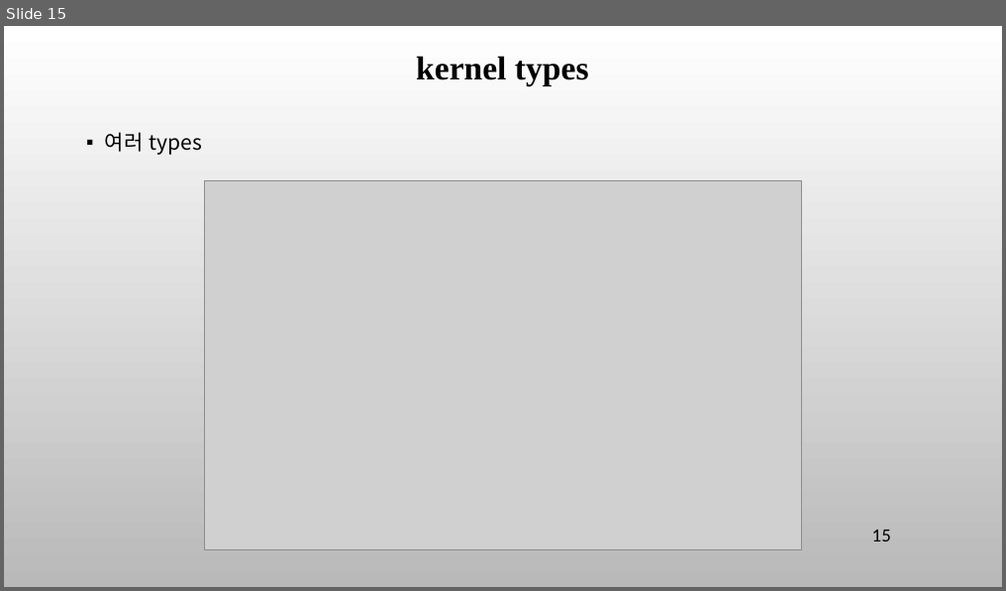
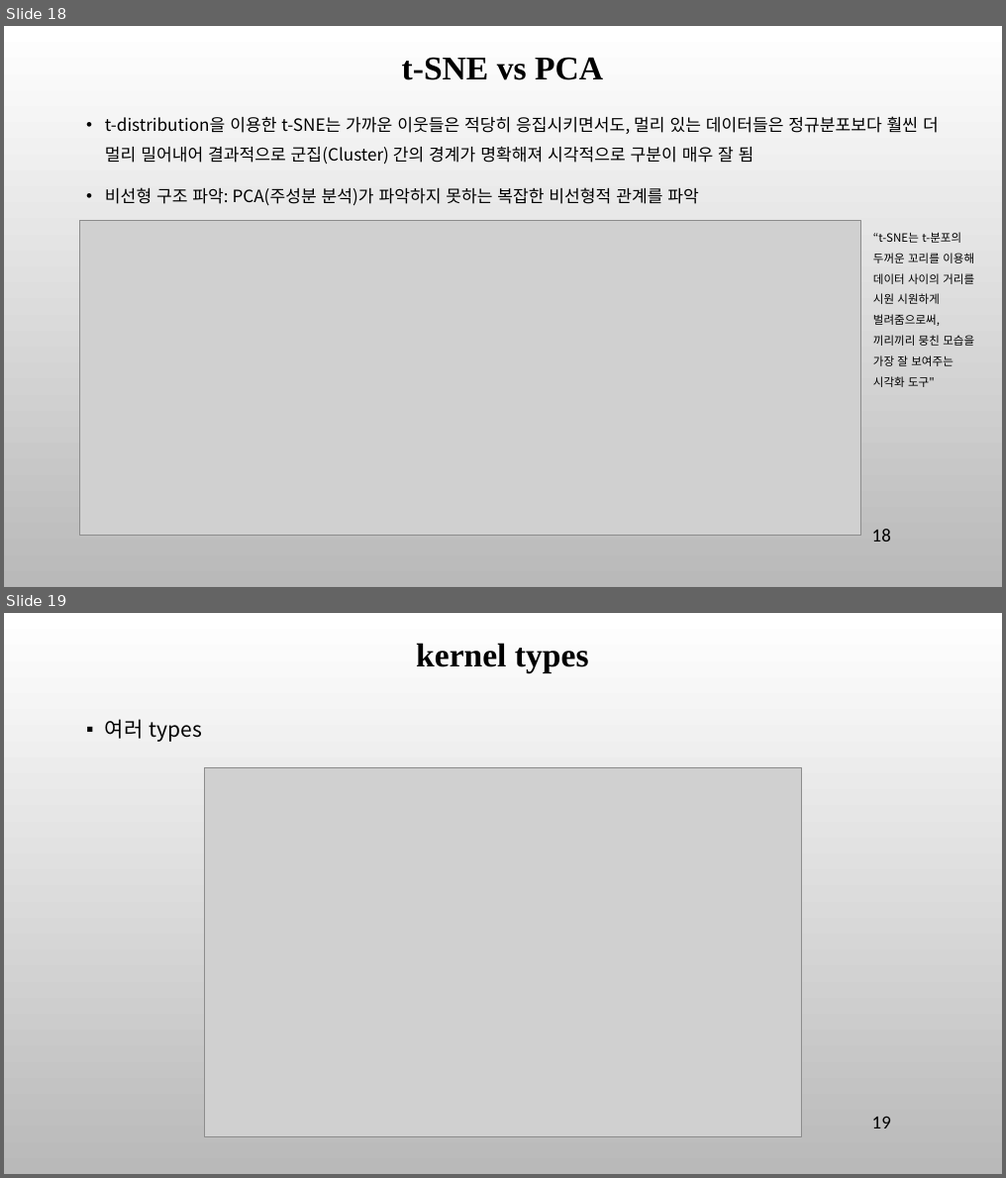
Before and after one commit to ancestor9/mathematics-for-machine-learning, a slide deck: 7_Applications of mathematics.pptx. Shown one above the other, each under a label of ours: slide 15 before the commit, slides 18 and 19 after it. The pictures are 1006x591 and 1006x1178 pixels, drawn with LibreOffice and Linux fonts; fonts in the diff are those of the drawing; grey boxes stand for pictures; background and template pictures are left out. Boxes give left, top, right and bottom in pixels: in the first picture for what was removed or moved away, otherwise in the second. Text is boxed around its words. In the diff, an @@ line names an element or a change of style, - is before the commit and + after.

```diff
--- a/7_Applications of mathematics.pptx
+++ b/7_Applications of mathematics.pptx
@@ slide 18 added at box(4, 26, 1002, 587), background picture (left out) @@
@@ title added at box(402, 57, 603, 80), 32 pt, text #000000, bold @@
+t-SNE vs PCA
@@ text added at box(105, 116, 939, 206), 16.3 pt, text #000000 @@
+• t-distribution을 이용한 t-SNE는 가까운 이웃들은 적당히 응집시키면서도, 멀리 있는 데이터들은 정규분포보다 훨씬 더 멀리 밀어내어 결과적으로 군집(Cluster) 간의 경계가 명확해져 시각적으로 구분이 매우 잘 됨
+• 비선형 구조 파악: PCA(주성분 분석)가 파악하지 못하는 복잡한 비선형적 관계를 파악
@@ picture added at box(79, 221, 860, 535) @@
@@ text added at box(873, 232, 974, 387), 11 pt, text #000000 @@
+“t-SNE는 t-분포의 두꺼운 꼬리를 이용해 데이터 사이의 거리를 시원 시원하게 벌려줌으로써, 끼리끼리 뭉친 모습을 가장 잘 보여주는 시각화 도구"
@@ page number added at box(872, 529, 891, 542), 18 pt, text #000000 @@
+18
@@ what was slide 15 is now slide 19 @@
@@ page number at box(872, 1116, 891, 1129): text changed @@
-15
+19
```
Also in this commit, not shown: 3 slides changed, 3 other slides added.
